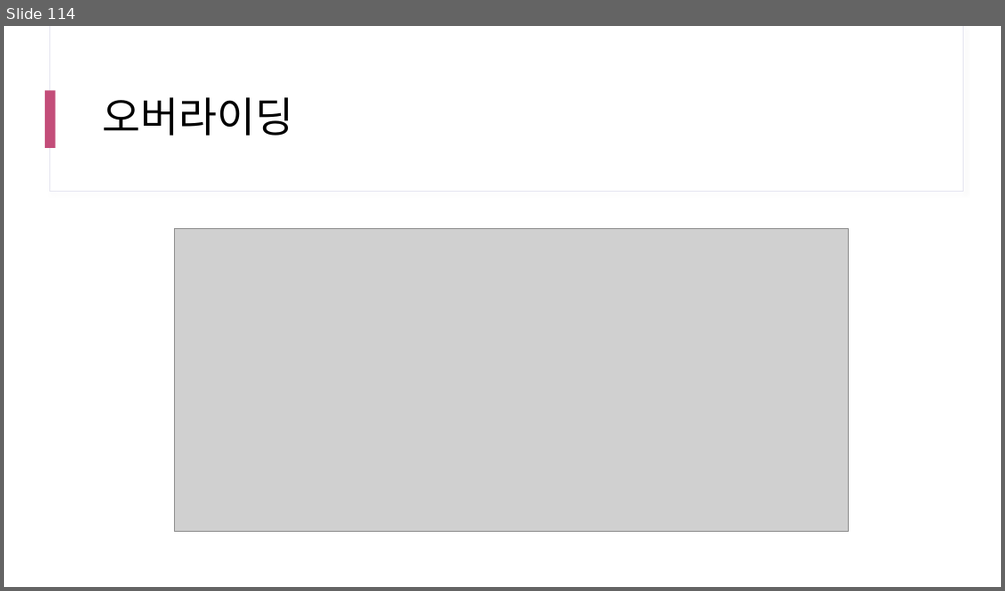
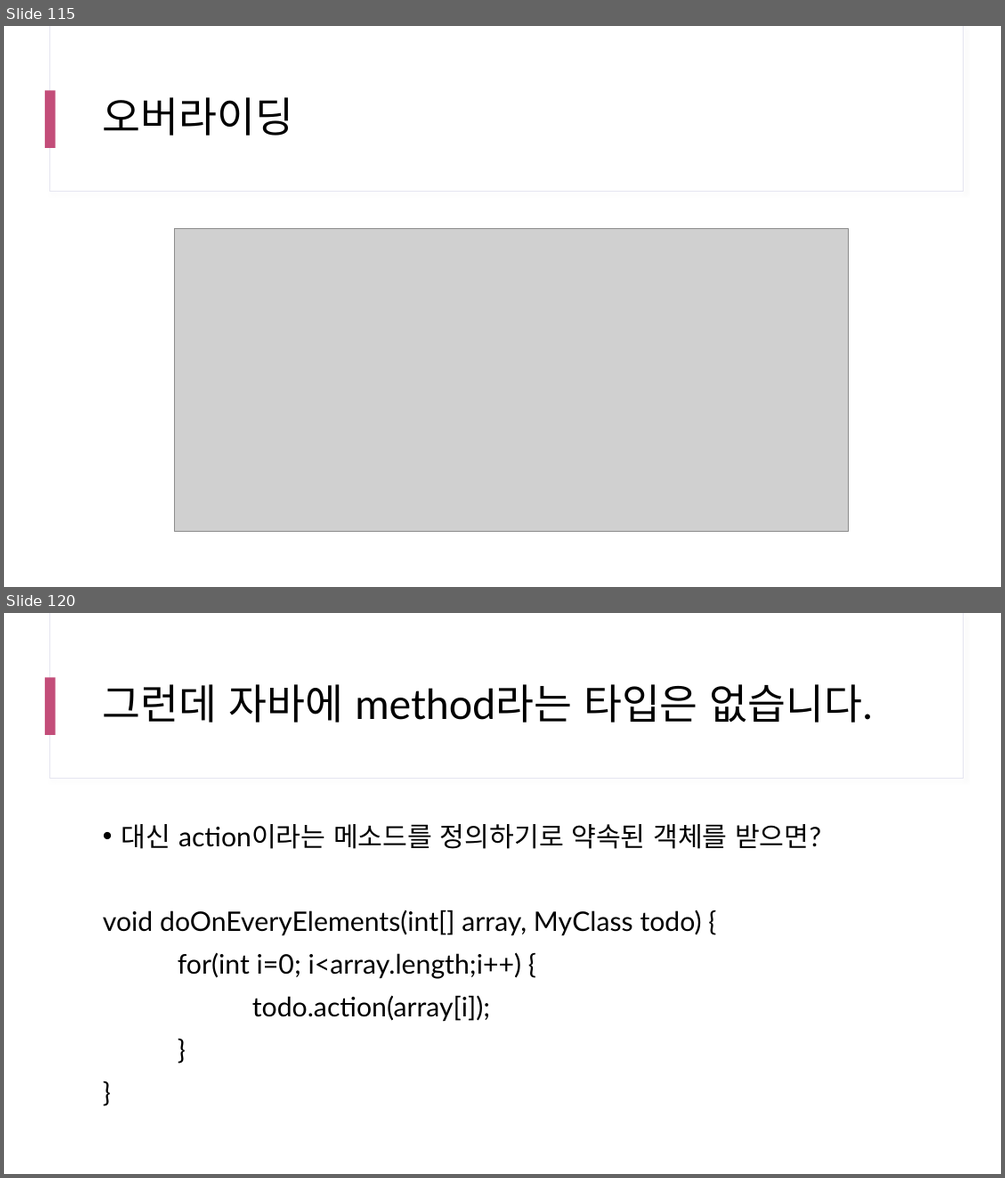
Before and after one commit to yhs0602/SPLIT_lecture_examples, a slide deck: docs/SPLIT 17차 Java.pptx. Shown one above the other, each under a label of ours: slide 114 before the commit, slides 115 and 120 after it; the slides between them are not shown. The pictures are 1005x591 and 1005x1178 pixels, drawn with LibreOffice and Linux fonts; fonts in the diff are those of the drawing; grey boxes stand for pictures. Boxes give left, top, right and bottom in pixels: in the first picture for what was removed or moved away, otherwise in the second. Text is boxed around its words. In the diff, an @@ line names an element or a change of style, - is before the commit and + after.

```diff
--- a/docs/SPLIT 17차 Java.pptx
+++ b/docs/SPLIT 17차 Java.pptx
@@ slide 120 added at bbox=[4, 613, 1001, 1174], background #FFFFFF; not listed: 3 template elements that a slide beside it also shows @@
@@ title added at bbox=[103, 684, 873, 722], 40 pt, text #000000 @@
+그런데 자바에 method라는 타입은 없습니다.
@@ text added at bbox=[103, 824, 821, 1022], 25.9 pt, text #000000 @@
+• 대신 action이라는 메소드를 정의하기로 약속된 객체를 받으면?
+void doOnEveryElements(int[] array, MyClass todo) {
+for(int i=0; i<array.length;i++) {
+todo.action(array[i]);
+}
+}
@@ what was slide 114 is now slide 115 @@
```
Also in this commit, not shown: 1 slide changed, 39 other slides added.
